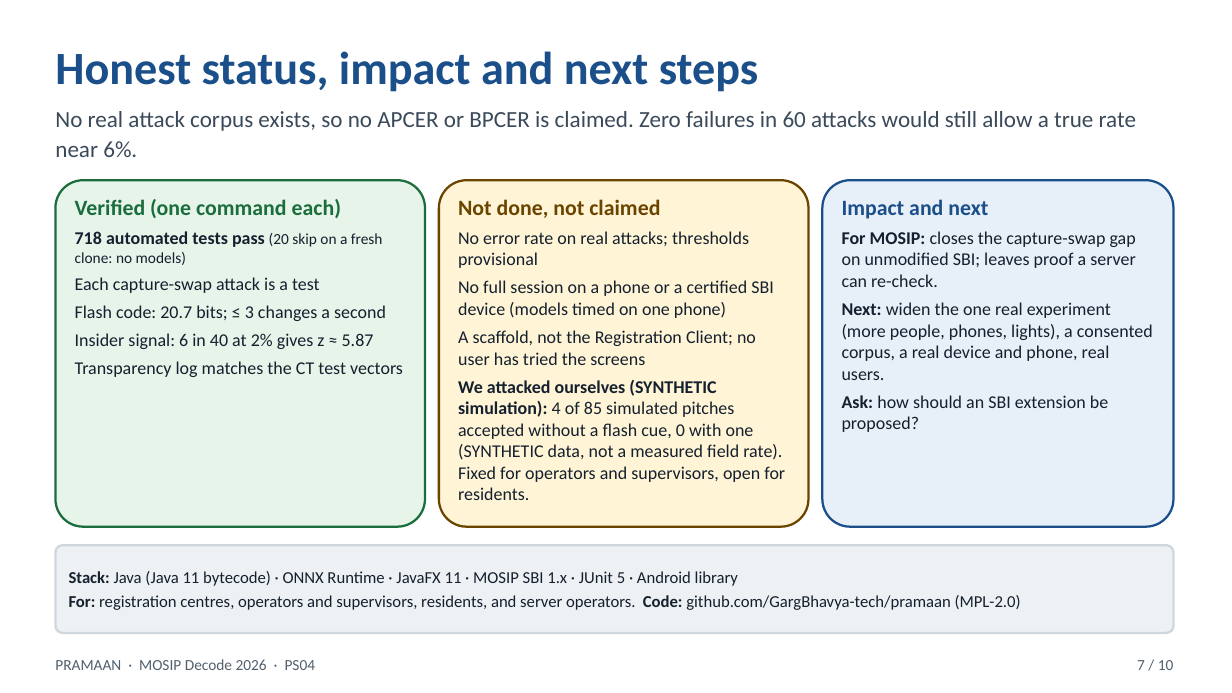
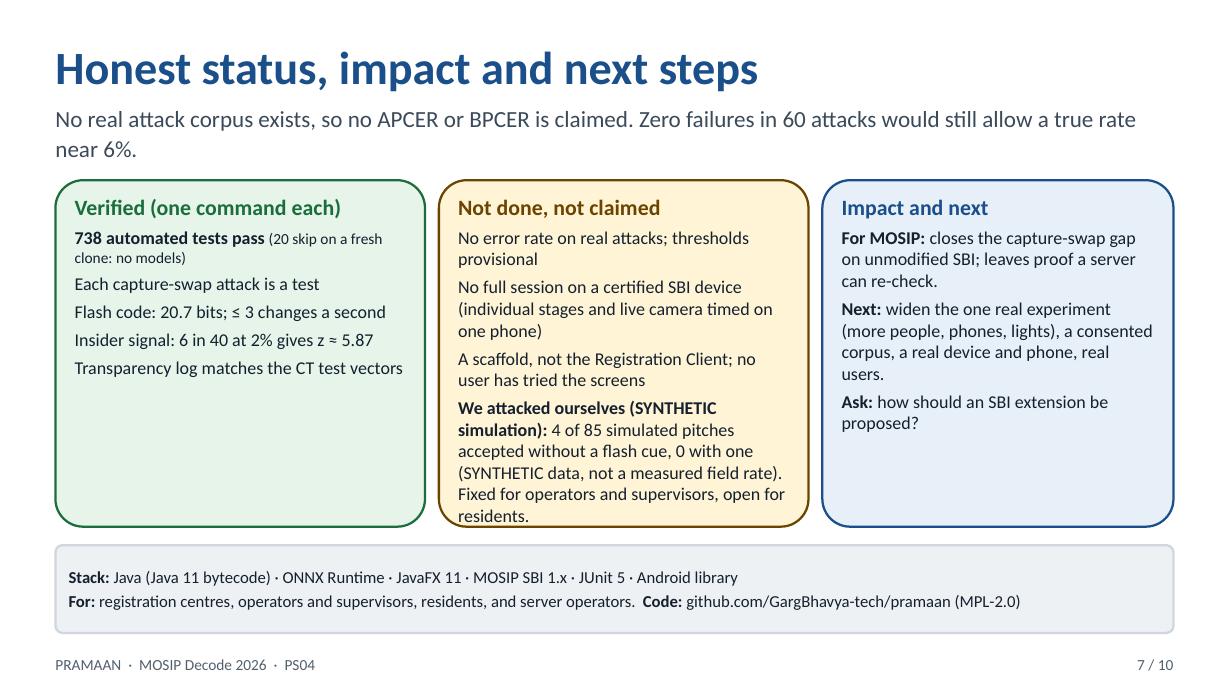
Before and after one commit to GargBhavya-tech/pramaan, a slide deck: slide 7 of docs/submission/PRAMAAN-pitch-full-10slides.pptx. Drawn at 1232x693 pixels with LibreOffice and Linux fonts; fonts in the diff are those of the drawing. Boxes give left, top, right and bottom in pixels: in the first picture for what was removed or moved away, otherwise in the second. Text is boxed around its words. In the diff, an @@ line names an element or a change of style, - is before the commit and + after.

Commit message:
docs: reconcile test counts, update Android phone benchmarks, and regenerate pitch decks

```diff
--- a/docs/submission/PRAMAAN-pitch-full-10slides.pptx
+++ b/docs/submission/PRAMAAN-pitch-full-10slides.pptx
@@ text in rounded rectangle at <box>75,231,383,247</box>: text changed @@
-718 automated tests pass (20 skip on a fresh clone: no models)
+738 automated tests pass (20 skip on a fresh clone: no models)
@@ text in rounded rectangle at <box>458,280,773,340</box>: text changed @@
-No full session on a phone or a certified SBI device (models timed on one phone)
+No full session on a certified SBI device (individual stages and live camera timed on one phone)
```
Also in this commit, not shown: 5 other files.
